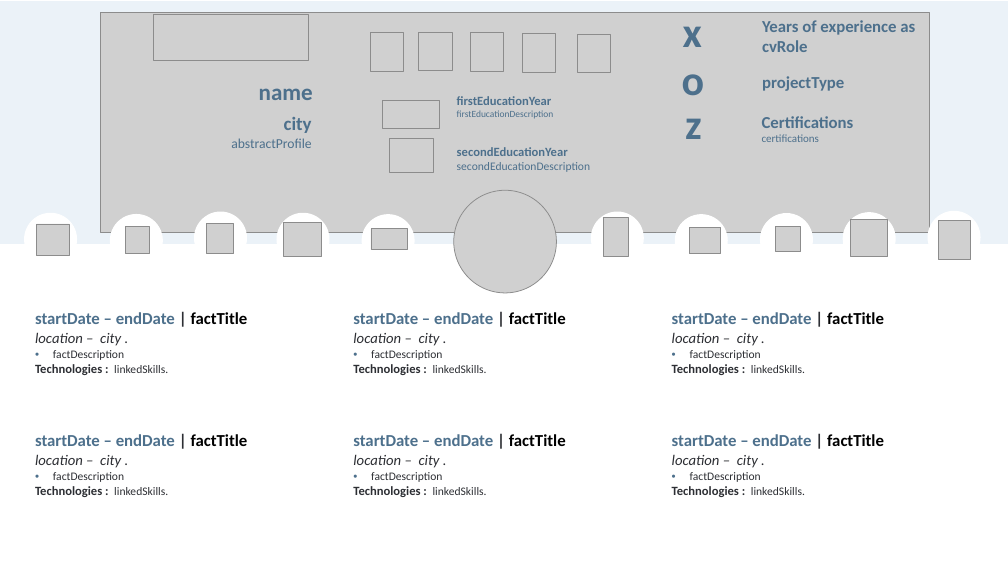
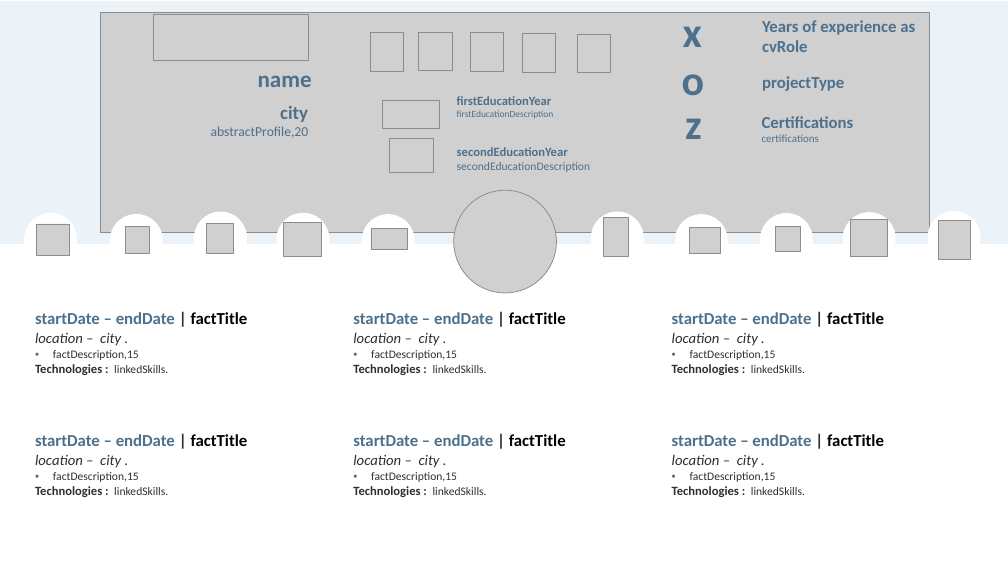
Before and after one commit to AhmedTAOUFIQ/resumebuilder, a slide deck: slide 1 of src/main/resources/templates/ppt/keiken.pptx. Drawn at 1008x567 pixels with LibreOffice and Linux fonts; fonts in the diff are those of the drawing; grey boxes stand for pictures. Boxes give left, top, right and bottom in pixels: in the first picture for what was removed or moved away, otherwise in the second. Text is boxed around its words. In the diff, an @@ line names an element or a change of style, - is before the commit and + after.

Commit message:
ppt template dynamic size

```diff
--- a/src/main/resources/templates/ppt/keiken.pptx
+++ b/src/main/resources/templates/ppt/keiken.pptx
@@ text "name": place and size @@
-text "name" at [259,88,313,100]
+text "name" at [258,75,312,87]
@@ text "city": place and size @@
-text "city" at [231,117,312,148]
+text "city" at [211,106,309,138]
@@ text at [211,126,309,138]: text changed @@
-abstractProfile
+abstractProfile,20
@@ table at [27,306,982,548] @@
-row 1: startDate – endDate | factTitle / location – city . / factDescription / Technologies : linkedSkills. | startDate – endDate | factTitle / location – city . / factDescription / Technologies : linkedSkills. | startDate – endDate | factTitle / location – city . / factDescription / Technologies : linkedSkills.
+row 1: startDate – endDate | factTitle / location – city . / factDescription,15 / Technologies : linkedSkills. | startDate – endDate | factTitle / location – city . / factDescription,15 / Technologies : linkedSkills. | startDate – endDate | factTitle / location – city . / factDescription,15 / Technologies : linkedSkills.
-row 2: startDate – endDate | factTitle / location – city . / factDescription / Technologies : linkedSkills. | startDate – endDate | factTitle / location – city . / factDescription / Technologies : linkedSkills. | startDate – endDate | factTitle / location – city . / factDescription / Technologies : linkedSkills.
+row 2: startDate – endDate | factTitle / location – city . / factDescription,15 / Technologies : linkedSkills. | startDate – endDate | factTitle / location – city . / factDescription,15 / Technologies : linkedSkills. | startDate – endDate | factTitle / location – city . / factDescription,15 / Technologies : linkedSkills.
```
Also in this commit, not shown: 9 other files.
